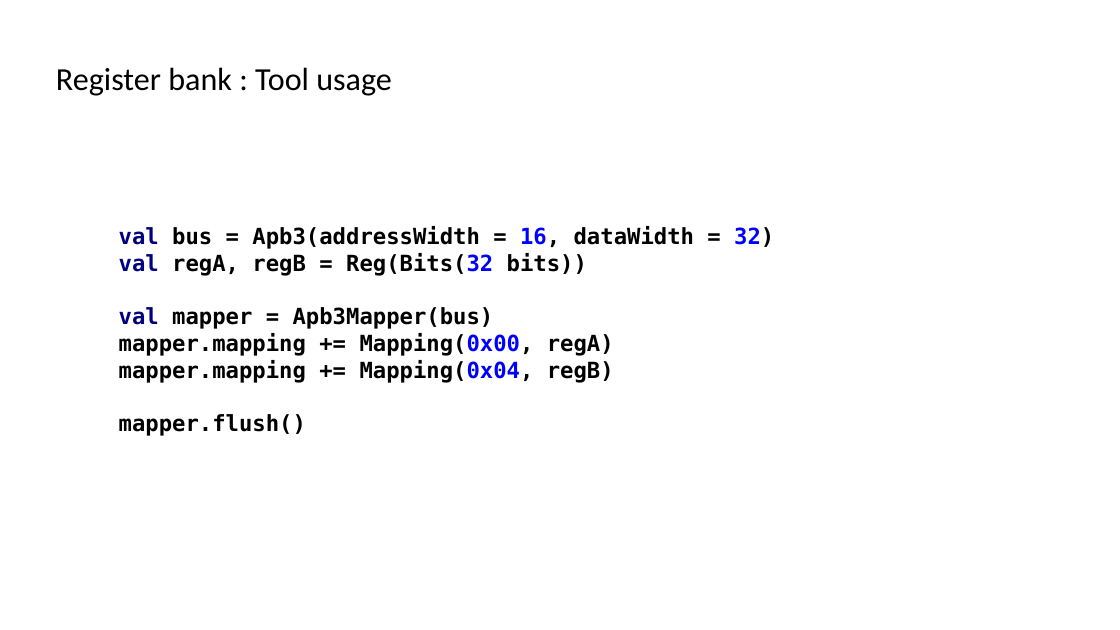
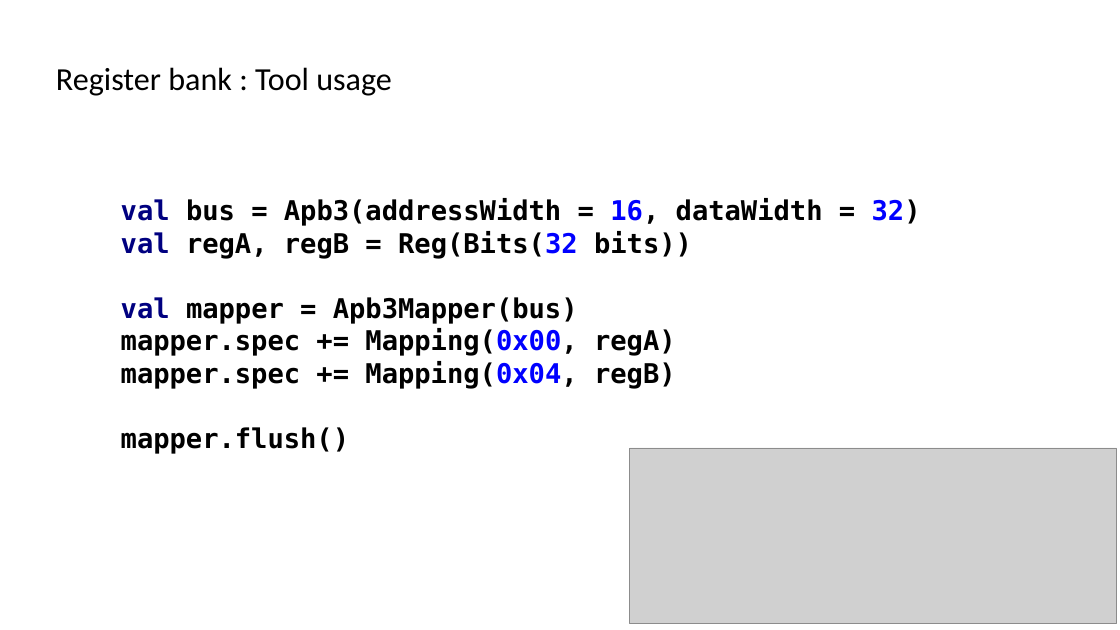
Before and after one commit to SpinalHDL/SpinalDoc, a slide deck: slide 9 of presentation/en/wosh_2019.odp. Drawn at 1120x630 pixels with LibreOffice and Linux fonts; fonts in the diff are those of the drawing; grey boxes stand for pictures. Boxes give left, top, right and bottom in pixels: in the first picture for what was removed or moved away, otherwise in the second. Text is boxed around its words. In the diff, an @@ line names an element or a change of style, - is before the commit and + after.

```diff
--- a/presentation/en/wosh_2019.odp
+++ b/presentation/en/wosh_2019.odp
@@ text at <box>121,198,921,454</box>: text changed; size 18 to 22 pt @@
-val bus = Apb3(addressWidth = 16, dataWidth = 32)
-val regA, regB = Reg(Bits(32 bits))
-val mapper = Apb3Mapper(bus)
-mapper.mapping += Mapping(0x00, regA)
-mapper.mapping += Mapping(0x04, regB)
-mapper.flush()
+val bus = Apb3(addressWidth = 16, dataWidth = 32)
+val regA, regB = Reg(Bits(32 bits))
+val mapper = Apb3Mapper(bus)
+mapper.spec += Mapping(0x00, regA)
+mapper.spec += Mapping(0x04, regB)
+mapper.flush()
@@ picture added at <box>630,448,1117,624</box> @@
```
Also in this commit, not shown: 6 other slides changed, 4 slides added, 2 other files.
